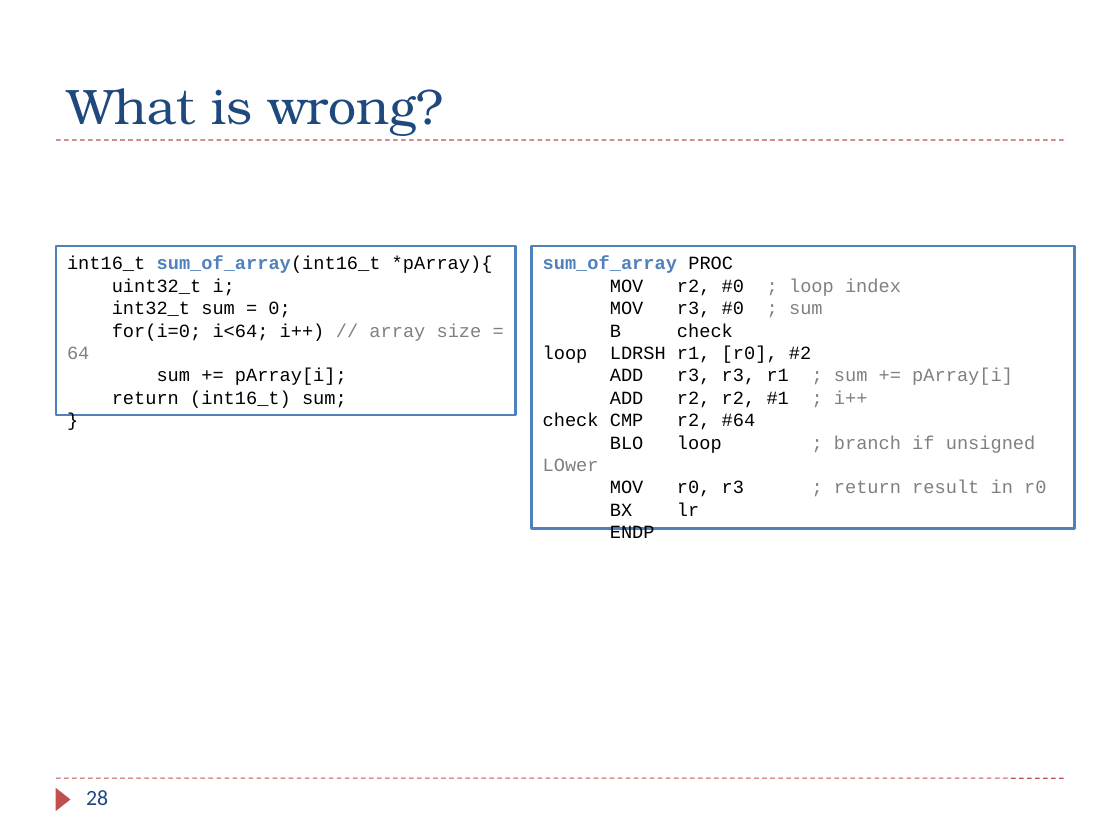
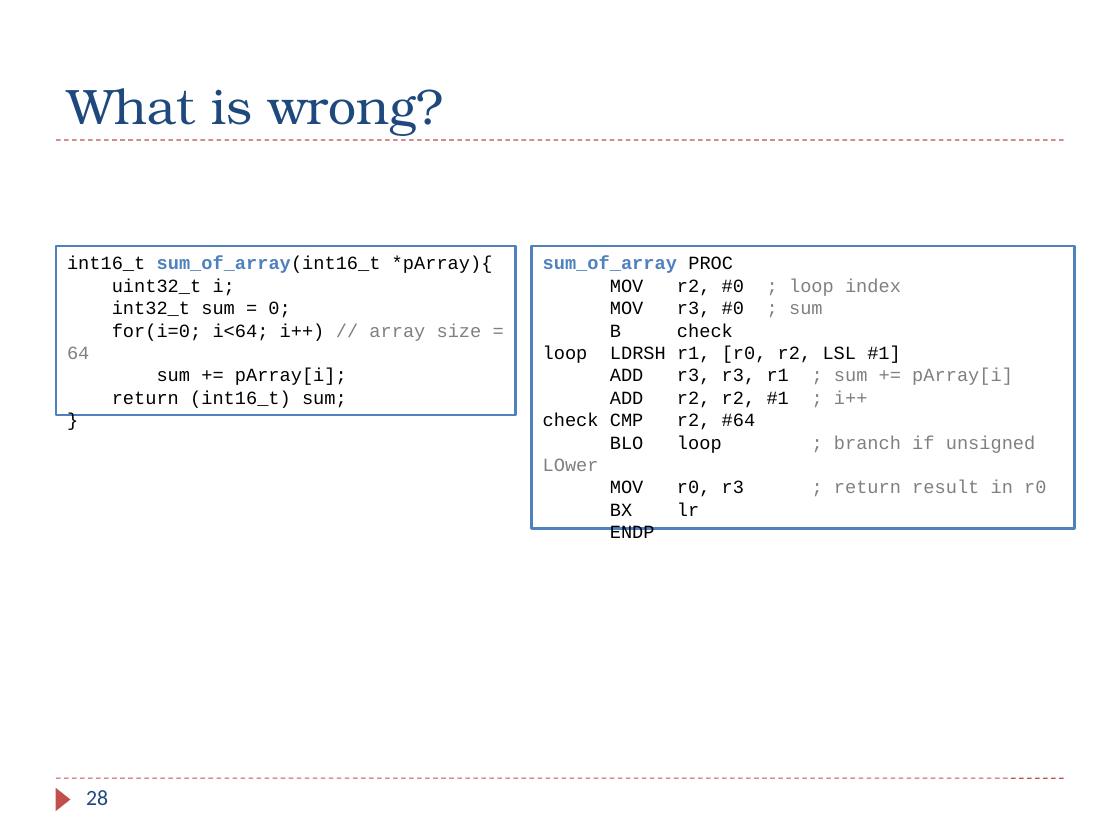
Before and after one commit to guhofstra/CSC111Fa25, a slide deck: slide 28 of PPTs/Ch8_ARM_Subroutines_Exercises ANS.pptx. Drawn at 1120x840 pixels with LibreOffice and Linux fonts; fonts in the diff are those of the drawing. Boxes give left, top, right and bottom in pixels: in the first picture for what was removed or moved away, otherwise in the second. Text is boxed around its words. In the diff, an @@ line names an element or a change of style, - is before the commit and + after.

```diff
--- a/PPTs/Ch8_ARM_Subroutines_Exercises ANS.pptx
+++ b/PPTs/Ch8_ARM_Subroutines_Exercises ANS.pptx
@@ text in rectangle at (543, 346, 901, 363): text changed @@
-loop LDRSH r1, [r0], #2
+loop LDRSH r1, [r0, r2, LSL #1]
```
Also in this commit, not shown: 5 other slides changed, 3 slides added, 4 other files.
